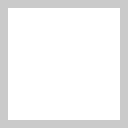
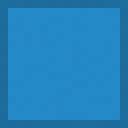
Layered file, before and after one edit (128px x 128px). Changes by layer:
added group "concrete" with 15 layers over [0, 0, 128, 128]
added layer "Layer 14" in group "concrete" over [0, 0, 128, 128]
added layer "Layer 13" in group "concrete" over [0, 0, 128, 128]
added layer "Layer 12" in group "concrete" over [0, 0, 128, 128]
added layer "Layer 11" in group "concrete" over [0, 0, 128, 128]
added layer "Layer 10" in group "concrete" over [0, 0, 128, 128]
added layer "Layer 9" in group "concrete" over [0, 0, 128, 128]
added layer "Layer 8" in group "concrete" over [0, 0, 128, 128]
added layer "Layer 7" in group "concrete" over [0, 0, 128, 128]
added layer "Layer 6" in group "concrete" over [0, 0, 128, 128]
added layer "Layer 5" in group "concrete" over [0, 0, 128, 128]
added layer "Layer 4" in group "concrete" over [0, 0, 128, 128]
added layer "Layer 3" in group "concrete" over [0, 0, 128, 128]
added layer "Layer 2" in group "concrete" over [0, 0, 128, 128]
added layer "Layer 1" in group "concrete" over [0, 0, 128, 128]
moved "colour" into group "concrete", painted on it over [0, 0, 128, 128]
